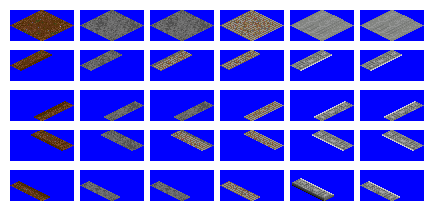
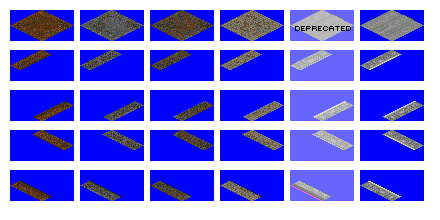
The second 440 x 220 image is a revision of the first. Changes to its layers:
showed "Deprecated", painted on it over (222, 10, 354, 201)
removed layer "ground tiles" over (12, 19, 211, 199)
removed layer "Background" over (12, 10, 416, 201)
added layer "Layer 6" above "legacy asphalt - unused" over (12, 10, 416, 201)
added layer "guides" above "Layer 2" over (12, 10, 416, 201)
added layer "Layer 2" over (12, 10, 416, 201)
